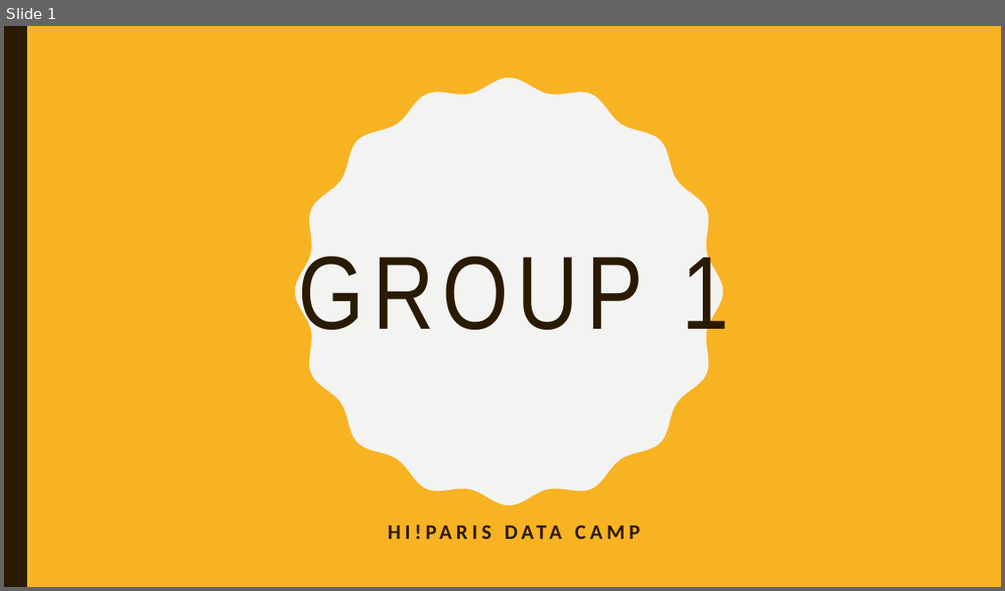
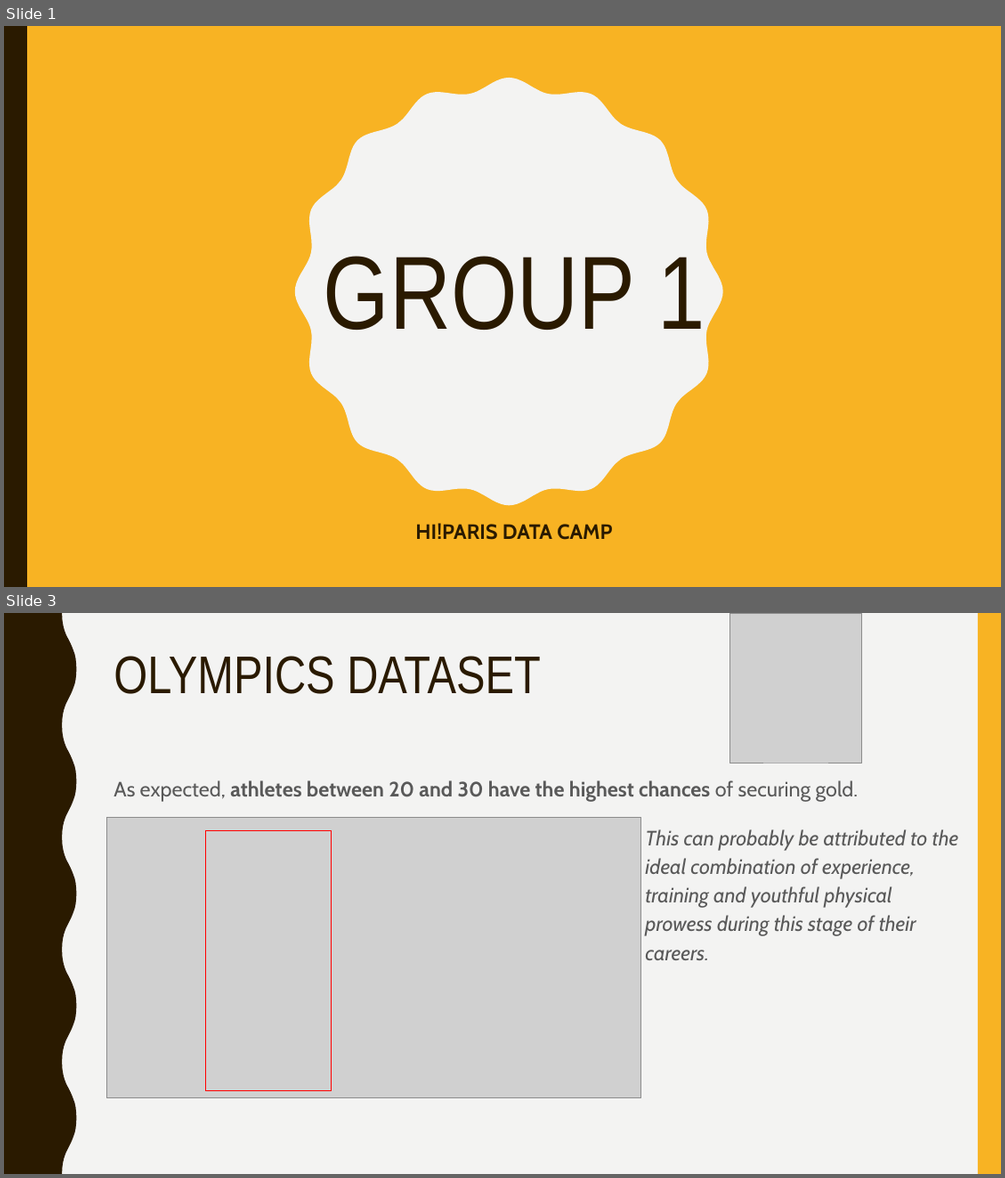
Before and after one commit to waddason/Hi-Paris_bootcamp, a slide deck: 20240830_HIP_DBC_group1.pptx. Shown one above the other, each under a label of ours: slide 1 before the commit, slides 1 and 3 after it; the slides between them are not shown. The pictures are 1005x591 and 1005x1178 pixels, drawn with LibreOffice and Linux fonts; fonts in the diff are those of the drawing; grey boxes stand for pictures; background and template pictures are left out. Boxes give left, top, right and bottom in pixels: in the first picture for what was removed or moved away, otherwise in the second. Text is boxed around its words. In the diff, an @@ line names an element or a change of style, - is before the commit and + after.

```diff
--- a/20240830_HIP_DBC_group1.pptx
+++ b/20240830_HIP_DBC_group1.pptx
@@ slide 3 added at <box>4,613,1001,1174</box>, background #F3F3F2 @@
@@ freeform shape added at <box>4,613,77,1174</box>, fill #2A1A00 @@
@@ picture added at <box>730,613,861,763</box> @@
@@ rectangle added at <box>978,613,1001,1174</box>, fill #F8B323 @@
@@ title added at <box>113,656,541,694</box>, 51 pt, text #2A1A00 @@
+OLYMPICS DATASET
@@ text added at <box>113,780,858,802</box>, 20 pt, text #595959, bold @@
+As expected, athletes between 20 and 30 have the highest chances of securing gold.
@@ picture added at <box>107,817,641,1097</box> @@
@@ rectangle added at <box>205,831,331,1091</box>, outline #FF0000 0.75 pt @@
@@ text added at <box>645,829,959,960</box>, 20 pt, text #595959, italic @@
+This can probably be attributed to the ideal combination of experience, training and youthful physical prowess during this stage of their careers.
@@ slide 1 changed as well @@
@@ title "GROUP 1" at <box>324,256,704,329</box>: letter spacing 8 to 0 pt @@
@@ subtitle "HI!PARIS DATA CAMP" at <box>415,523,612,540</box>: font Calibri to Cabin, letter spacing 4 to 0 pt; less space between paragraphs @@
```
Also in this commit, not shown: 1 other slide changed, 5 other slides added, 4 slides removed, 4 other files.
